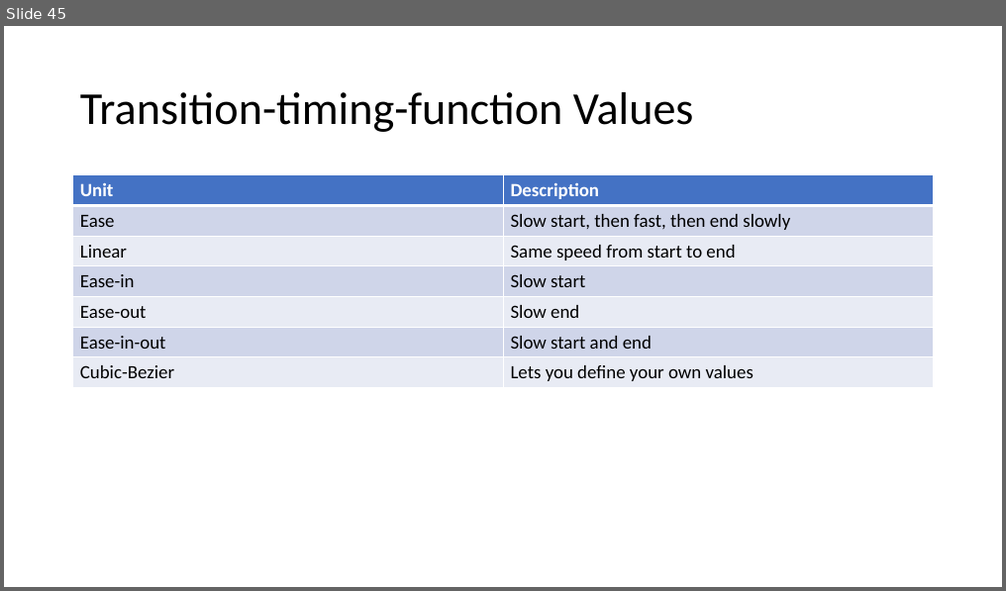
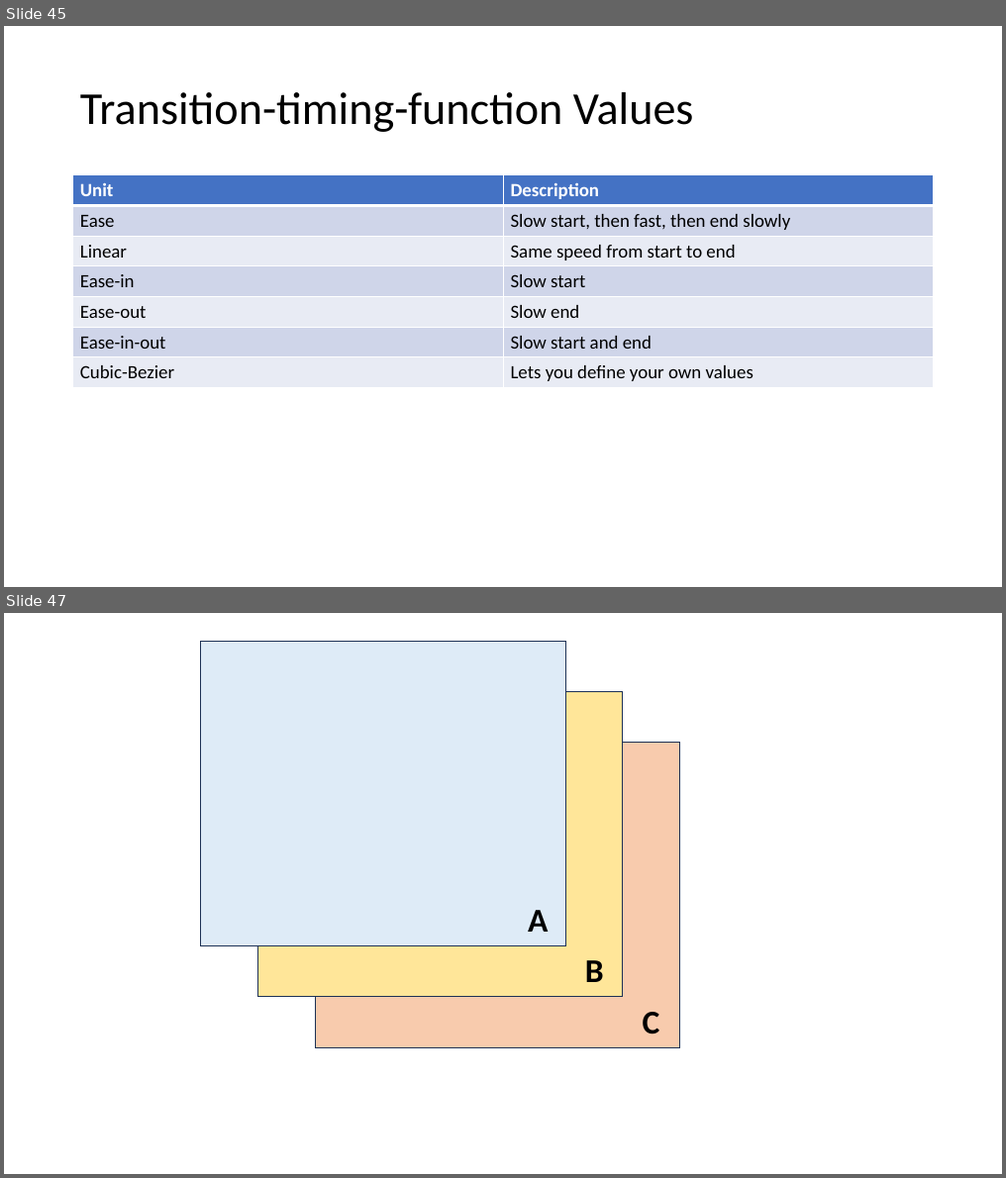
Before and after one commit to PiyushChaturvedii/Batch05, a slide deck: CSS3.pptx. Shown one above the other, each under a label of ours: slide 45 before the commit, slides 45 and 47 after it; the slides between them are not shown. The pictures are 1006x591 and 1006x1178 pixels, drawn with LibreOffice and Linux fonts; fonts in the diff are those of the drawing. Boxes give left, top, right and bottom in pixels: in the first picture for what was removed or moved away, otherwise in the second. Text is boxed around its words. In the diff, an @@ line names an element or a change of style, - is before the commit and + after.

```diff
--- a/CSS3.pptx
+++ b/CSS3.pptx
@@ slide 47 added at [4, 613, 1002, 1174], background #FFFFFF @@
@@ rectangle added at [201, 641, 565, 947], fill #DEEBF7, outline #1E3256 1 pt @@
@@ rectangle added at [257, 691, 623, 997], fill #FFE699, outline #1E3256 1 pt @@
@@ rectangle added at [316, 743, 680, 1048], fill #F8CBAD, outline #1E3256 1 pt @@
@@ text added at [528, 910, 548, 932], 32 pt, text #000000, bold @@
+A
@@ text added at [585, 960, 604, 982], 32 pt, text #000000, bold @@
+B
@@ text added at [643, 1012, 660, 1035], 32 pt, text #000000, bold @@
+C
```
Also in this commit, not shown: 7 other slides added, 3 other files.
